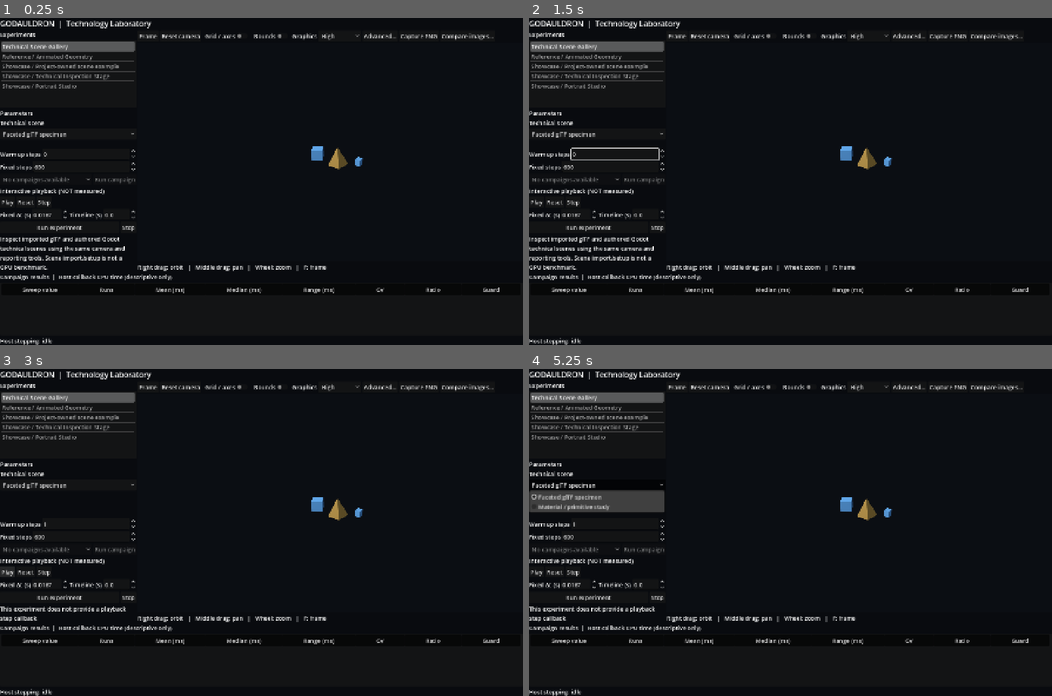
Above: before the commit, frames 1-4 (two rows, left to right).
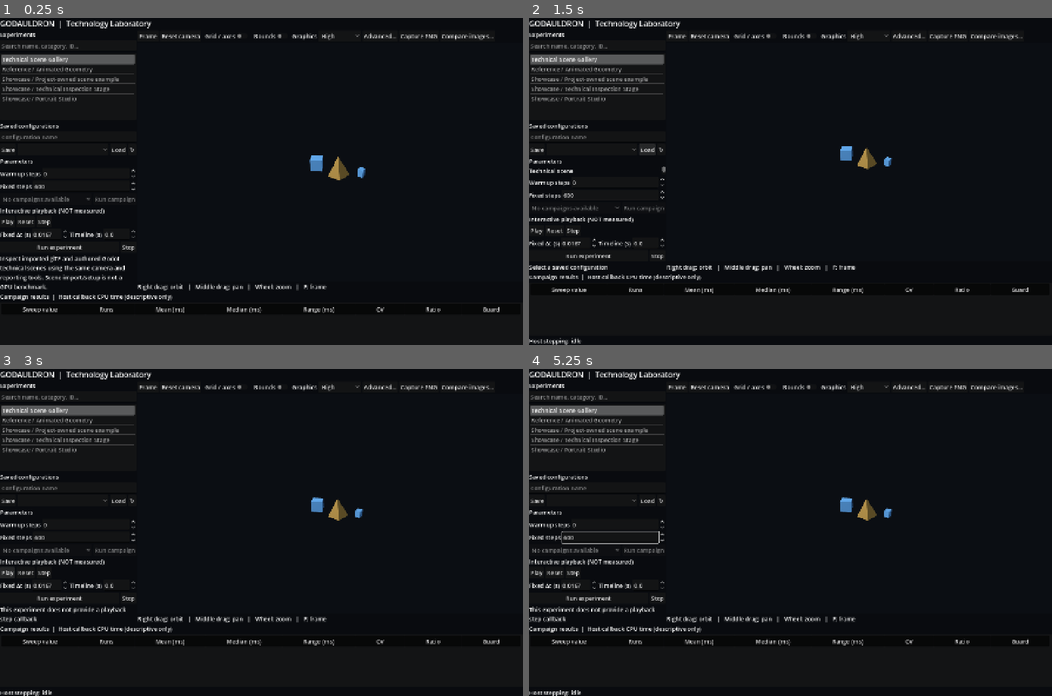
Above: after the commit, the same moments.

Repository: thomthehound/Godauldron
Game: Godot game, scene res://scenes/main.tscn
Same seed, same stepped clock (60 frames per second), same inputs: the game is played once before the commit and once after it.
Inputs (mouse positions are in pixels of both pictures, inside the frame that each line leads up to):
- Up to frame 1 (0.25 s): no input
- Up to frame 2 (1.5 s): click (539, 148) at 0.5 s, where only the run after the commit has a clickable "Save"; click (649, 148) at 1.25 s, where only the run after the commit has a clickable "Load"
- Up to frame 3 (3 s): click (130, 499) at 2 s, where only the run after the commit has a clickable "↻"; click "Play" at 2.75 s
- Up to frame 4 (5.25 s): click "Play" at 3.5 s; click "Play" at 4.25 s; click "Faceted glTF specimen" at 5 s

The runs differ from the first frame. In frame 1, 8.6% of the frame differs, in the area x 0-96%, y 7-100%; in frame 2, 5.9%; in frame 3, 5.3%; in frame 4, 7.2%.
Error after the commit: Parse Error: Too many arguments for "load()" call. Expected at most 1 but received 2. (res://scripts/lab_session.gd:175)

Commit message:
Add searchable experiment catalog and safe named configuration save/restore UI

Diff:
--- a/scripts/laboratory.gd
+++ b/scripts/laboratory.gd
@@ -15,6 +15,7 @@
 const VisualComparisonWindow = preload("res://scripts/visual_comparison_window.gd")
 const NativeExperimentPackage = preload("res://scripts/native_experiment_package.gd")
 const ExperimentPlayback = preload("res://scripts/experiment_playback.gd")
+const LabSession = preload("res://scripts/lab_session.gd")
 
 var _experiments: Array[Dictionary] = []
 var _manifest: Dictionary = {}
@@ -46,6 +47,13 @@
 var _inspector_drag: int = 0
 var _camera_manipulated: bool = false
 var _list: ItemList
+var _catalog_search: LineEdit
+var _catalog_visible: Array[int] = []
+var _session_name: LineEdit
+var _session_picker: OptionButton
+var _session_entries: Array[Dictionary] = []
+var _session_root: String = "user://sessions"
+var _session_sequence: int = 0
 var _parameters: VBoxContainer
 var _status: Label
 var _telemetry: Label
@@ -69,6 +77,7 @@
 func _ready() -> void:
 	_build_ui()
 	_discover()
+	_refresh_sessions()
 	if not _experiments.is_empty():
 		_list.select(0)
 		_select_experiment(0)
@@ -97,11 +106,39 @@
 	var experiments_title := Label.new()
 	experiments_title.text = "Experiments"
 	sidebar.add_child(experiments_title)
+	_catalog_search = LineEdit.new()
+	_catalog_search.placeholder_text = "Search name, category, ID…"
+	_catalog_search.text_changed.connect(_refresh_catalog)
+	sidebar.add_child(_catalog_search)
 
 	_list = ItemList.new()
 	_list.custom_minimum_size = Vector2(0, 185)
-	_list.item_selected.connect(_select_experiment)
+	_list.item_selected.connect(_on_visible_experiment_selected)
 	sidebar.add_child(_list)
+	var session_header := Label.new()
+	session_header.text = "Saved configurations"
+	sidebar.add_child(session_header)
+	_session_name = LineEdit.new()
+	_session_name.placeholder_text = "Configuration name"
+	sidebar.add_child(_session_name)
+	var session_controls := HBoxContainer.new()
+	sidebar.add_child(session_controls)
+	var save_session := Button.new()
+	save_session.text = "Save"
+	save_session.pressed.connect(_save_session)
+	session_controls.add_child(save_session)
+	_session_picker = OptionButton.new()
+	_session_picker.size_flags_horizontal = Control.SIZE_EXPAND_FILL
+	session_controls.add_child(_session_picker)
+	var load_session := Button.new()
+	load_session.text = "Load"
+	load_session.pressed.connect(_load_selected_session)
+	session_controls.add_child(load_session)
+	var refresh_sessions := Button.new()
+	refresh_sessions.text = "↻"
+	refresh_sessions.tooltip_text = "Refresh saved configurations"
+	refresh_sessions.pressed.connect(_refresh_sessions)
+	session_controls.add_child(refresh_sessions)
 
 	var param_title := Label.new()
 	param_title.text = "Parameters"
@@ -313,6 +350,162 @@
 	add_child(_comparison_window)
 
 
+func _session_snapshot(name: String) -> Dictionary:
+	var camera_state := {}
+	var active_camera: Camera3D = _viewport.get_camera_3d()
+	if active_camera != null and _active_scene != null and _active_scene.is_ancestor_of(active_camera):
+		camera_state = {
+			"position": [active_camera.global_position.x, active_camera.global_position.y, active_camera.global_position.z],
+			"rotation_degrees": [active_camera.global_rotation_degrees.x, active_camera.global_rotation_degrees.y, active_camera.global_rotation_degrees.z],
+			"projection": int(active_camera.projection),
+			"fov": active_camera.fov,
+			"size": active_camera.size
+		}
+	return {
+		"version": 1,
+		"name": name,
+		"experiment_id": String(_manifest.get("id", "")),
+		"parameters": _collect_parameters(),
+		"graphics_profile": _quality_picker.get_item_text(_quality_picker.selected),
+		"graphics": _graphics_values.duplicate(true),
+		"graphics_effective_at_save": GraphicsSettings.read(_viewport, _graphics_owned),
+		"warmup_steps": int(_warmup_steps.value),
+		"run_steps": int(_run_steps.value),
+		"playback_delta": _playback_delta_control.value,
+		"inspection": {"grid": _inspection_grid_enabled, "bounds": _inspection_bounds_enabled},
+		"camera": camera_state,
+		"captured_at": Time.get_datetime_string_from_system(),
+		"engine": Engine.get_version_info()
+	}
+
+
+func _refresh_sessions() -> void:
+	_session_entries = LabSession.catalog(_session_root)
+	_session_picker.clear()
+	for item in _session_entries:
+		_session_picker.add_item(String(item["label"]))
+	_session_picker.disabled = _session_entries.is_empty()
+
+
+func _save_session() -> void:
+	if _active_scene == null:
+		_status.text = "Select an experiment before saving a configuration"
+		return
+	if _has_active_run() or _capture_pending or (_comparison_window != null and bool(_comparison_window.call("analysis_busy"))):
+		_status.text = "Cannot save a configuration while a run, capture or analysis is active"
+		return
+	var document: Dictionary = _session_snapshot(_session_name.text.strip_edges())
+	var error: String = LabSession.validate(document, _experiments)
+	if not error.is_empty():
+		_status.text = "Configuration not saved: " + error
+		return
+	_session_sequence += 1
+	var stem: String = "config_%s_p%d_%d" % [
+		Time.get_datetime_string_from_system().replace(":", "-"), OS.get_process_id(), _session_sequence
+	]
+	var result: Dictionary = LabSession.save(_session_root, stem, document)
+	if not bool(result.get("ok", false)):
+		_status.text = "Configuration save failed: " + String(result.get("error", "Unknown error"))
+		return
+	_refresh_sessions()
+	for i in range(_session_entries.size()):
+		if _session_entries[i]["stem"] == stem:
+			_session_picker.select(i)
+			break
+	_status.text = "Saved configuration: " + String(document["name"])
+
+
+func _load_selected_session() -> void:
+	if _session_picker.selected < 0 or _session_picker.selected >= _session_entries.size():
+		_status.text = "Select a saved configuration"
+		return
+	var stem: String = _session_entries[_session_picker.selected]["stem"]
+	var read: Dictionary = LabSession.load(_session_root, stem)
+	if not bool(read.get("ok", false)):
+		_status.text = "Configuration load failed: " + String(read.get("error", "Unknown error"))
+		return
+	_apply_session(read["record"])
+
+
+func _apply_session(document: Dictionary) -> bool:
+	# Validate and preflight before cancelling or changing the running
+	# experiment. A stale, incompatible or malicious JSON file changes nothing.
+	var error: String = LabSession.validate(document, _experiments)
+	if not error.is_empty():
+		_status.text = "Configuration rejected: " + error
+		return false
+	if _capture_pending or (_comparison_window != null and (_comparison_window.visible or bool(_comparison_window.call("analysis_busy")))):
+		_status.text = "Close capture/analysis before restoring a configuration"
+		return false
+	var target_index: int = -1
+	for i in range(_experiments.size()):
+		if _experiments[i].get("id") == document["experiment_id"]:
+			target_index = i
+			break
+	if target_index < 0:
+		return false
+	var native_status: Dictionary = NativeExperimentPackage.preflight(_experiments[target_index])
+	if not bool(native_status.get("ok", false)):
+		_status.text = "Configuration native dependency unavailable: " + String(native_status.get("error", "unknown"))
+		return false
+	if _has_active_run():
+		_finish_run(false)
+	if _selected_experiment_index != target_index or _active_scene == null:
+		_select_experiment(target_index)
+		if _active_scene == null or _manifest.get("id") != document["experiment_id"]:
+			_status.text = "Could not load saved experiment scene"
+			return false
+	# Parameter updates are applied as ONE coherent preview, not one
+	# intermediate scene rebuild or benchmark cancellation per control.
+	for spec in _manifest.get("parameters", []):
+		var key: String = String(spec["id"])
+		var control: Control = _controls[key]
+		var value: Variant = document["parameters"][key]
+		control.set_block_signals(true)
+		if control is CheckBox:
+			(control as CheckBox).button_pressed = bool(value)
+		elif control is OptionButton:
+			var selector: OptionButton = control
+			for i in range(selector.item_count):
+				if selector.get_item_metadata(i) == value:
+					selector.select(i)
+					break
+		else:
+			(control as SpinBox).value = float(value)
+		control.set_block_signals(false)
+	_playback_delta_control.set_block_signals(true)
+	_playback_delta_control.value = float(document["playback_delta"])
+	_playback_delta_control.set_block_signals(false)
+	_warmup_steps.value = int(document["warmup_steps"])
+	_run_steps.value = int(document["run_steps"])
+	_preview_active_scene()
+	_graphics_values = document["graphics"].duplicate(true)
+	for i in range(_quality_picker.item_count):
+		if _quality_picker.get_item_text(i) == document["graphics_profile"]:
+			_quality_picker.select(i)
+			break
+	_apply_graphics()
+	_inspection_grid_enabled = document["inspection"]["grid"]
+	_inspection_bounds_enabled = document["inspection"]["bounds"]
+	_refresh_inspection_overlay()
+	var camera_state: Dictionary = document["camera"]
+	var camera: Camera3D = _viewport.get_camera_3d()
+	if camera != null and not camera_state.is_empty():
+		camera.projection = int(camera_state["projection"])
+		camera.fov = float(camera_state["fov"])
+		camera.size = float(camera_state["size"])
+		var origin: Array = camera_state["position"]
+		var angles: Array = camera_state["rotation_degrees"]
+		camera.global_position = Vector3(origin[0], origin[1], origin[2])
+		camera.global_rotation_degrees = Vector3(angles[0], angles[1], angles[2])
+		if _camera_inspector != null:
+			_camera_inspector.bind(camera, _inspection_bounds)
+	_camera_manipulated = not camera_state.is_empty()
+	_session_name.text = String(document["name"])
+	_status.text = "Restored configuration: " + String(document["name"])
+	return true
+
+
 func _open_visual_comparison() -> void:
 	# The previous analysis may still be retiring after the modal closes.
 	if bool(_comparison_window.call("analysis_busy")):
@@ -503,7 +696,7 @@
 
 func _discover() -> void:
 	_experiments.clear()
-	_list.clear()
+	_catalog_visible.clear()
 	for folder in DirAccess.get_directories_at(MANIFEST_ROOT):
 		var manifest_path: String = "%s/%s/manifest.json" % [MANIFEST_ROOT, folder]
 		if not FileAccess.file_exists(manifest_path):
@@ -517,9 +710,41 @@
 			push_warning("Incomplete manifest: " + manifest_path)
 			continue
 		_experiments.append(manifest)
-		_list.add_item(String(manifest["display_name"]))
+	_refresh_catalog("")
 	if _experiments.is_empty():
 		_status.text = "No experiments discovered. Add experiments/<name>/manifest.json."
+
+
+func _on_visible_experiment_selected(visible_index: int) -> void:
+	if visible_index >= 0 and visible_index < _catalog_visible.size():
+		_select_experiment(_catalog_visible[visible_index])
+
+
+func _refresh_catalog(_query: String) -> void:
+	var previous_id: String = String(_manifest.get("id", ""))
+	_list.clear()
+	_catalog_visible.clear()
+	var query: String = _catalog_search.text.strip_edges().to_lower()
+	for index in range(_experiments.size()):
+		var entry: Dictionary = _experiments[index]
+		var searchable: String = "%s %s %s %s" % [
+			entry.get("display_name", ""), entry.get("category", ""),
+			entry.get("id", ""), entry.get("description", "")
+		]
+		if not query.is_empty() and not searchable.to_lower().contains(query):
+			continue
+		_catalog_visible.append(index)
+		_list.add_item(String(entry["display_name"]))
+		if entry.get("id") == previous_id:
+			_list.select(_catalog_visible.size() - 1)
+
+
+func _select_visible_current() -> void:
+	for visible_index in range(_catalog_visible.size()):
+		if _catalog_visible[visible_index] == _selected_experiment_index:
+			_list.select(visible_index)
+			return
+	_list.deselect_all()
 
 
 func _select_experiment(index: int) -> void:
@@ -531,8 +756,7 @@
 	var native_status: Dictionary = NativeExperimentPackage.preflight(candidate)
 	if not bool(native_status.get("ok", false)):
 		_status.text = String(native_status.get("error", "Native package unavailable"))
-		if _selected_experiment_index >= 0:
-			_list.select(_selected_experiment_index)
+		_select_visible_current()
 		return
 	if _has_active_run():
 		_finish_run(false)
@@ -588,6 +812,7 @@
 			_controls[name] = field
 			field.value_changed.connect(func(_new_value: float) -> void: _preview_active_scene())
 	_selected_experiment_index = index
+	_select_visible_current()
 	var scene_resource: PackedScene = load(String(_manifest["entry_scene"])) as PackedScene
 	if scene_resource == null:
 		_status.text = "Unable to load experiment scene"
